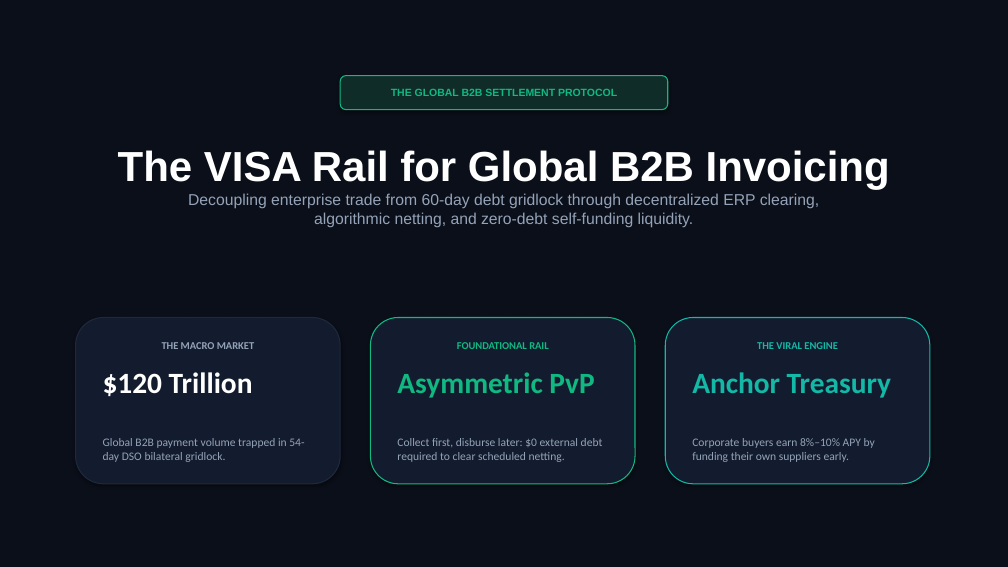
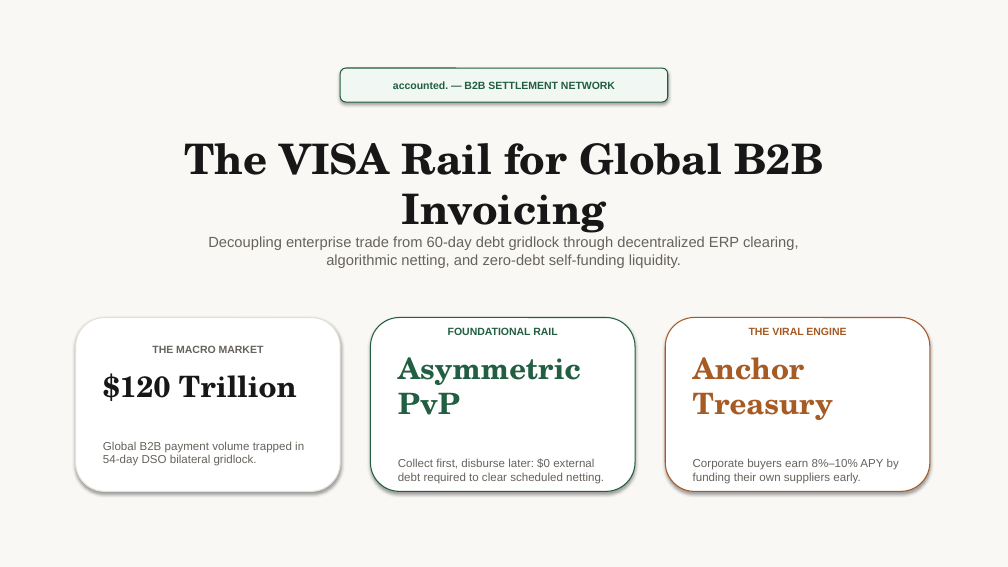
Before and after one commit to howieaccounted/accounted, a slide deck: slide 1 of public/docs/accounted_network_pitch_deck.pptx. Drawn at 1008x567 pixels with LibreOffice and Linux fonts; fonts in the diff are those of the drawing. Boxes give left, top, right and bottom in pixels: in the first picture for what was removed or moved away, otherwise in the second. Text is boxed around its words. In the diff, an @@ line names an element or a change of style, - is before the commit and + after.

Commit message:
style(pitch): update deck branding to match accounted.se light paper and editorial typography

```diff
--- a/public/docs/accounted_network_pitch_deck.pptx
+++ b/public/docs/accounted_network_pitch_deck.pptx
@@ rectangle at [0, 0, 1008, 567]: fill #0B0F19 to #FAF8F5 @@
@@ rounded rectangle "accounted. — B2B SETTLEMENT NETWORK": place and size @@
-rounded rectangle "accounted. — B2B SETTLEMENT NETWORK" at [340, 76, 668, 110]
+rounded rectangle "accounted. — B2B SETTLEMENT NETWORK" at [340, 68, 668, 102]
@@ rounded rectangle "accounted. — B2B SETTLEMENT NETWORK" at [340, 68, 668, 102]: fill #102C28 to #F1F7F3; outline #10B981 1 pt to #225E42 1 pt @@
@@ text in rounded rectangle at [393, 81, 615, 89]: text changed; text colour #10B981 to #225E42 @@
-THE GLOBAL B2B SETTLEMENT PROTOCOL
+accounted. — B2B SETTLEMENT NETWORK
@@ text "The VISA Rail for Global ...": place and size @@
-text "The VISA Rail for Global ..." at [118, 150, 890, 228]
+text "The VISA Rail for Global ..." at [184, 143, 823, 268]
@@ text "The VISA Rail for Global ..." at [184, 143, 823, 268]: font Arial to TeX Gyre Schola, text colour #FFFFFF to #171717 in "The VISA Rail for Global B2B Invoicing"; size 15 to 14 pt, text colour #94A3B8 to #66625C in "Decoupling enterprise trade from 60-day debt gridlock ..." @@
@@ rounded rectangle "THE MACRO MARKET": place and size @@
-rounded rectangle "THE MACRO MARKET" at [76, 318, 340, 484]
+rounded rectangle "THE MACRO MARKET" at [76, 318, 340, 492]
@@ rounded rectangle "THE MACRO MARKET" at [76, 318, 340, 492]: font Calibri to Arial, text colour #94A3B8 to #66625C in "THE MACRO MARKET", "Global B2B payment volume trapped in 54-day ..."; font Calibri to TeX Gyre Schola, text colour #FFFFFF to #171717 in "$120 Trillion"; fill #131C2E to #FFFFFF; outline #1E293B 1 pt to #E4E0D8 1 pt @@
@@ rounded rectangle "FOUNDATIONAL RAIL": place and size @@
-rounded rectangle "FOUNDATIONAL RAIL" at [371, 318, 635, 484]
+rounded rectangle "FOUNDATIONAL RAIL" at [371, 318, 635, 492]
@@ rounded rectangle "FOUNDATIONAL RAIL" at [371, 318, 635, 492]: font Calibri to Arial in "FOUNDATIONAL RAIL", "Collect first, disburse later: $0 external debt ..."; text colour #10B981 to #225E42 in "FOUNDATIONAL RAIL", "Asymmetric PvP"; font Calibri to TeX Gyre Schola in "Asymmetric PvP"; text colour #94A3B8 to #66625C in "Collect first, disburse later: $0 external debt ..."; fill #131C2E to #FFFFFF; outline #10B981 1 pt to #225E42 1 pt @@
@@ rounded rectangle "THE VIRAL ENGINE": place and size @@
-rounded rectangle "THE VIRAL ENGINE" at [665, 318, 930, 484]
+rounded rectangle "THE VIRAL ENGINE" at [665, 318, 930, 492]
@@ rounded rectangle "THE VIRAL ENGINE" at [665, 318, 930, 492]: font Calibri to Arial in "THE VIRAL ENGINE", "Corporate buyers earn 8%–10% APY by funding ..."; text colour #14B8A6 to #A65A24 in "THE VIRAL ENGINE", "Anchor Treasury"; font Calibri to TeX Gyre Schola in "Anchor Treasury"; text colour #94A3B8 to #66625C in "Corporate buyers earn 8%–10% APY by funding ..."; fill #131C2E to #FFFFFF; outline #14B8A6 1 pt to #A65A24 1 pt @@
```
Also in this commit, not shown: 15 other slides changed, 1 other file.
